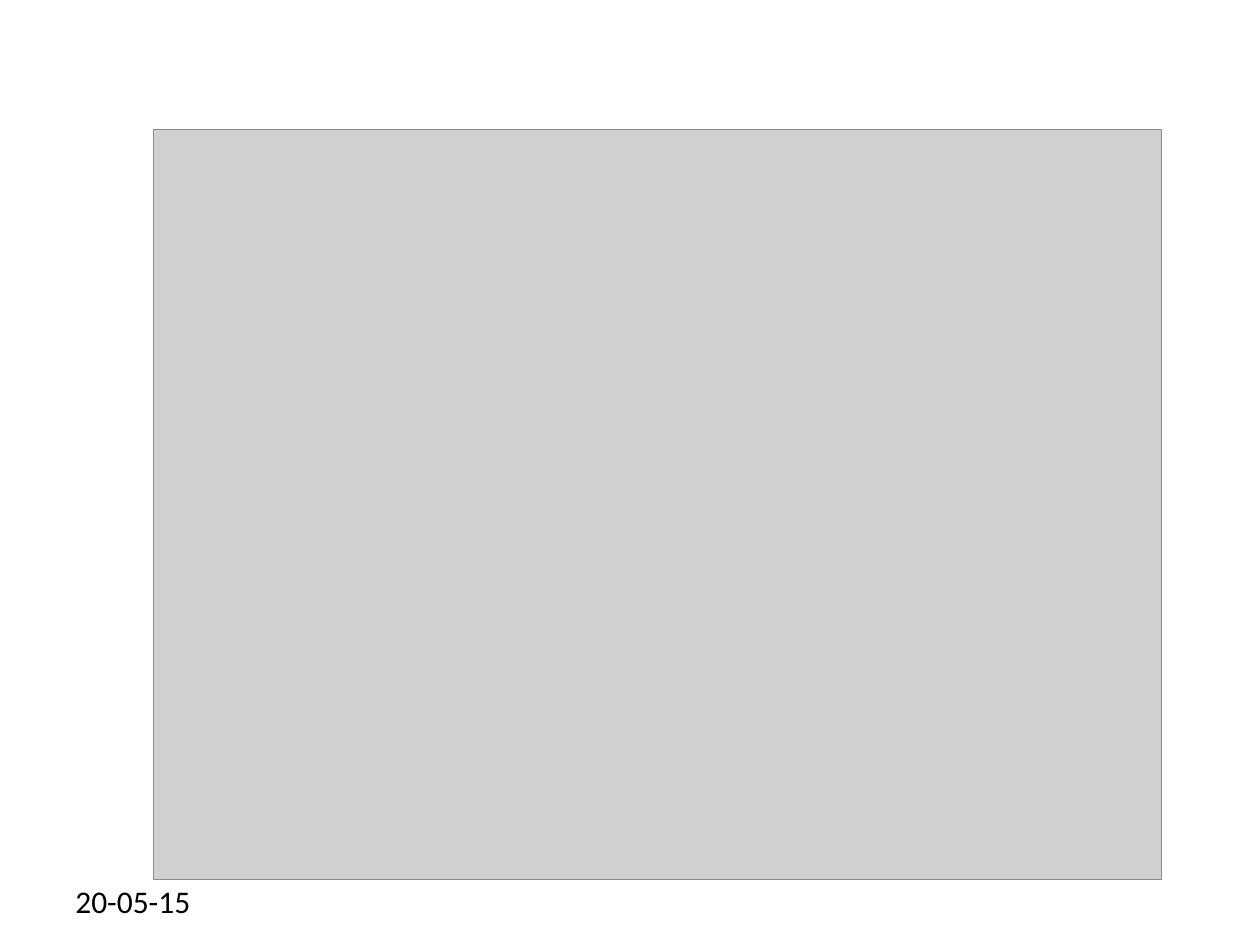
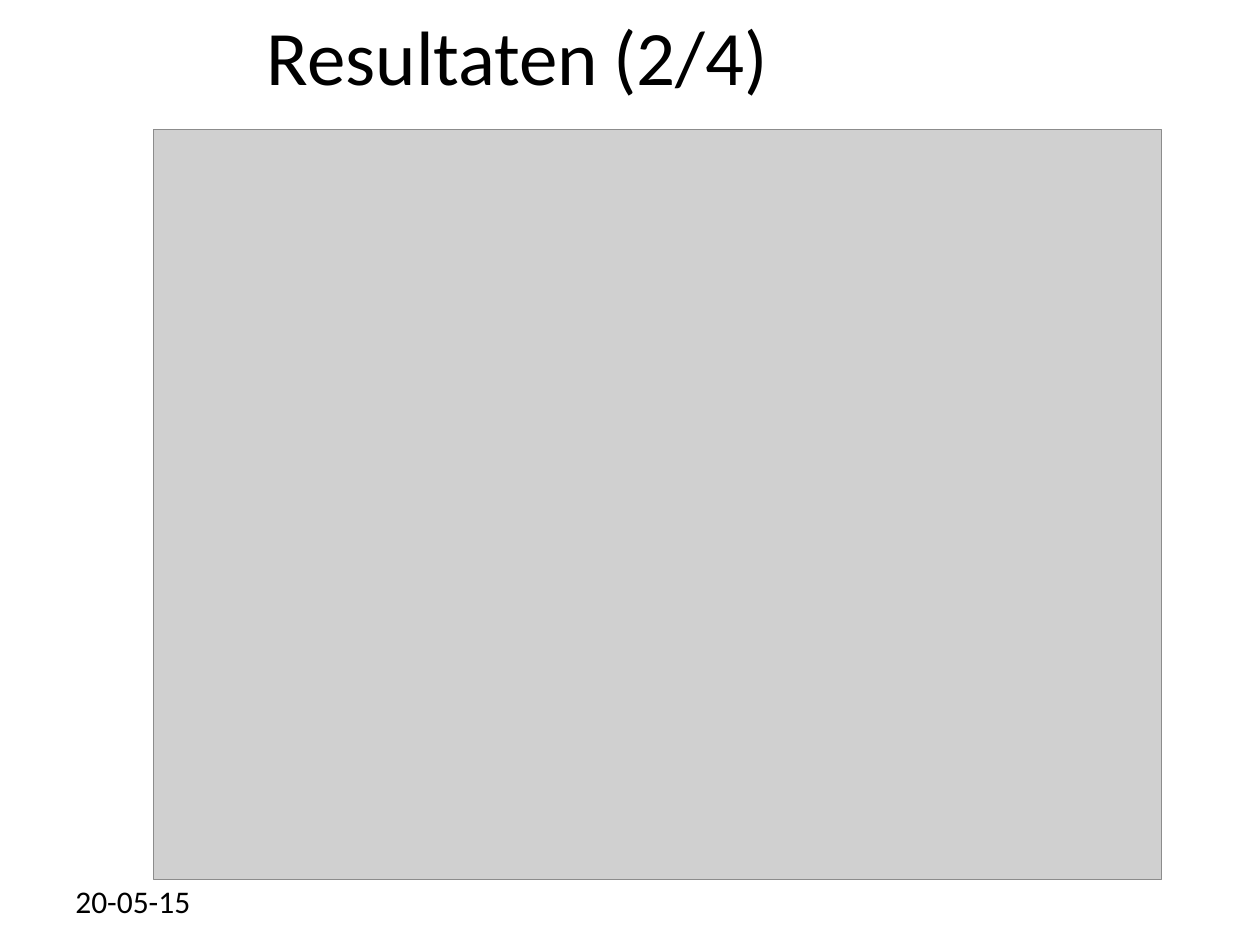
Before and after one commit to marten2/Heuristieken, a slide deck: slide 10 of niks.ppt (slide 9 before the commit). Drawn at 1260x945 pixels with LibreOffice and Linux fonts; fonts in the diff are those of the drawing; grey boxes stand for pictures; background and template pictures are left out. Boxes give left, top, right and bottom in pixels: in the first picture for what was removed or moved away, otherwise in the second. Text is boxed around its words. In the diff, an @@ line names an element or a change of style, - is before the commit and + after.

```diff
--- a/niks.ppt
+++ b/niks.ppt
@@ title added at [267, 29, 767, 96], 44 pt, text #000000 @@
+Resultaten (2/4)
```
Also in this commit, not shown: 8 other slides changed, 1 slide added.
